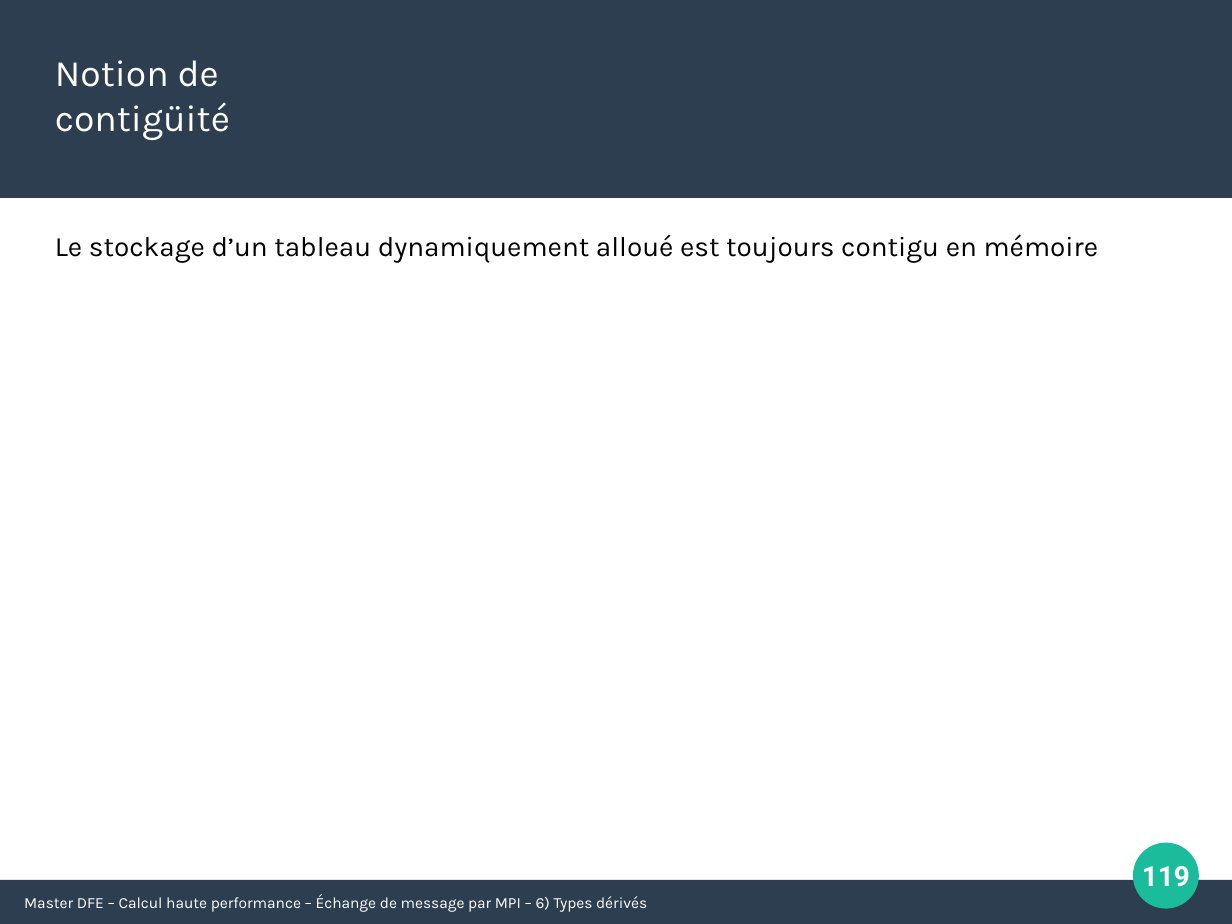
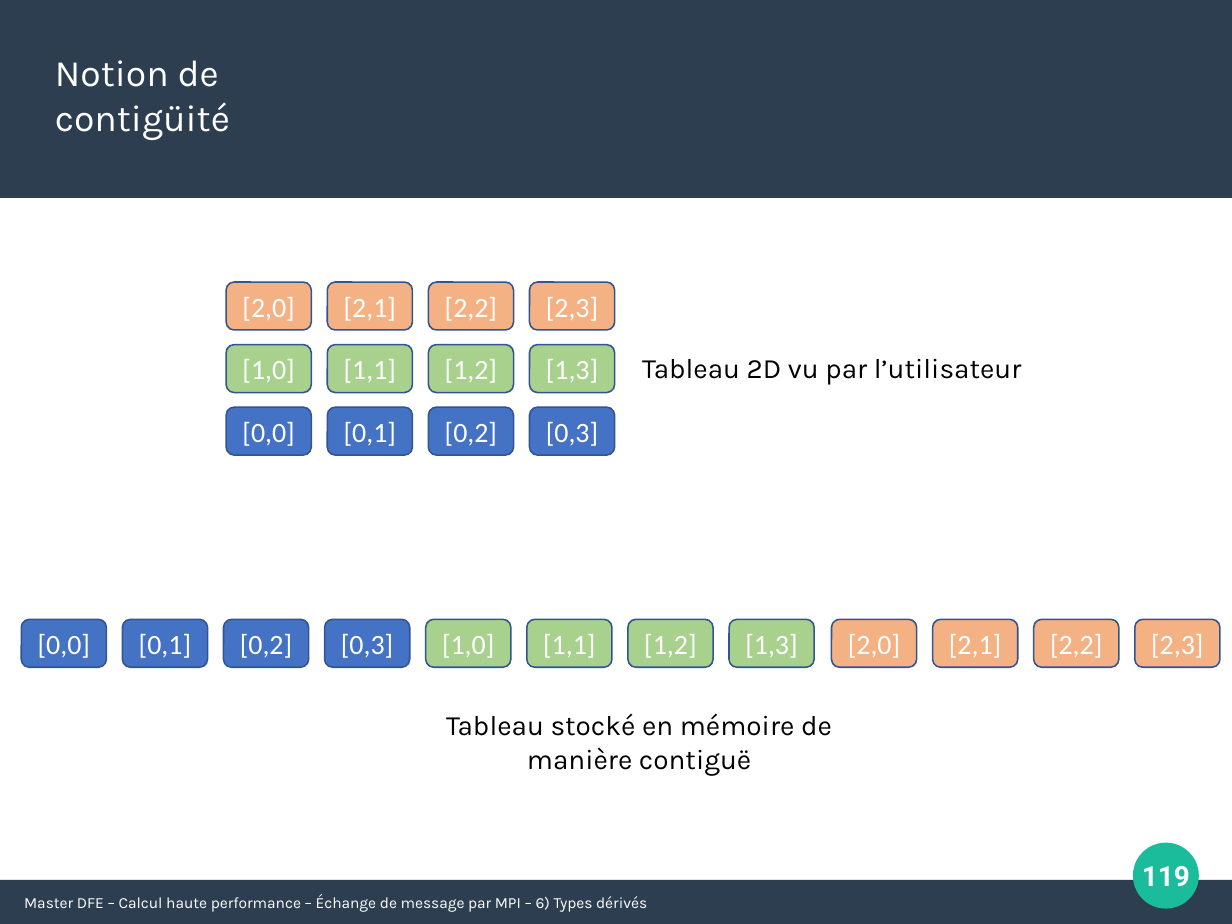
Before and after one commit to Maison-de-la-Simulation/HPC-DFE-Paris-Saclay, a slide deck: slide 119 of support/MPI.pptx. Drawn at 1232x924 pixels with LibreOffice and Linux fonts; fonts in the diff are those of the drawing. Boxes give left, top, right and bottom in pixels: in the first picture for what was removed or moved away, otherwise in the second. Text is boxed around its words. In the diff, an @@ line names an element or a change of style, - is before the commit and + after.

```diff
--- a/support/MPI.pptx
+++ b/support/MPI.pptx
@@ text removed at box(55, 234, 1099, 263) @@
-Le stockage d’un tableau dynamiquement alloué est toujours contigu en mémoire
@@ rounded rectangle added at box(226, 282, 311, 330), fill #F4B183, outline #325491 1 pt, 18 pt, text #FFFFFF @@
+[2,0]
@@ rounded rectangle added at box(328, 282, 413, 330), fill #F4B183, outline #325491 1 pt, 18 pt, text #FFFFFF @@
+[2,1]
@@ rounded rectangle added at box(428, 282, 513, 330), fill #F4B183, outline #325491 1 pt, 18 pt, text #FFFFFF @@
+[2,2]
@@ rounded rectangle added at box(530, 282, 615, 330), fill #F4B183, outline #325491 1 pt, 18 pt, text #FFFFFF @@
+[2,3]
@@ rounded rectangle added at box(226, 344, 311, 392), fill #A9D18E, outline #325491 1 pt, 18 pt, text #FFFFFF @@
+[1,0]
@@ rounded rectangle added at box(328, 344, 413, 392), fill #A9D18E, outline #325491 1 pt, 18 pt, text #FFFFFF @@
+[1,1]
@@ rounded rectangle added at box(428, 344, 513, 392), fill #A9D18E, outline #325491 1 pt, 18 pt, text #FFFFFF @@
+[1,2]
@@ rounded rectangle added at box(530, 344, 615, 392), fill #A9D18E, outline #325491 1 pt, 18 pt, text #FFFFFF @@
+[1,3]
@@ text added at box(642, 359, 1021, 384), 18 pt, text #000000 @@
+Tableau 2D vu par l’utilisateur
@@ rounded rectangle added at box(226, 407, 311, 455), fill #4472C4, outline #325491 1 pt, 18 pt, text #FFFFFF @@
+[0,0]
@@ rounded rectangle added at box(328, 407, 413, 455), fill #4472C4, outline #325491 1 pt, 18 pt, text #FFFFFF @@
+[0,1]
@@ rounded rectangle added at box(428, 407, 513, 455), fill #4472C4, outline #325491 1 pt, 18 pt, text #FFFFFF @@
+[0,2]
@@ rounded rectangle added at box(530, 407, 615, 455), fill #4472C4, outline #325491 1 pt, 18 pt, text #FFFFFF @@
+[0,3]
@@ rounded rectangle added at box(21, 619, 106, 667), fill #4472C4, outline #325491 1 pt, 18 pt, text #FFFFFF @@
+[0,0]
@@ rounded rectangle added at box(123, 619, 208, 667), fill #4472C4, outline #325491 1 pt, 18 pt, text #FFFFFF @@
+[0,1]
@@ rounded rectangle added at box(224, 619, 309, 667), fill #4472C4, outline #325491 1 pt, 18 pt, text #FFFFFF @@
+[0,2]
@@ rounded rectangle added at box(324, 619, 409, 667), fill #4472C4, outline #325491 1 pt, 18 pt, text #FFFFFF @@
+[0,3]
@@ rounded rectangle added at box(426, 619, 511, 667), fill #A9D18E, outline #325491 1 pt, 18 pt, text #FFFFFF @@
+[1,0]
@@ rounded rectangle added at box(527, 619, 612, 667), fill #A9D18E, outline #325491 1 pt, 18 pt, text #FFFFFF @@
+[1,1]
@@ rounded rectangle added at box(628, 619, 713, 667), fill #A9D18E, outline #325491 1 pt, 18 pt, text #FFFFFF @@
+[1,2]
@@ rounded rectangle added at box(729, 619, 814, 667), fill #A9D18E, outline #325491 1 pt, 18 pt, text #FFFFFF @@
+[1,3]
@@ rounded rectangle added at box(832, 619, 917, 667), fill #F4B183, outline #325491 1 pt, 18 pt, text #FFFFFF @@
+[2,0]
@@ rounded rectangle added at box(934, 619, 1018, 667), fill #F4B183, outline #325491 1 pt, 18 pt, text #FFFFFF @@
+[2,1]
@@ rounded rectangle added at box(1034, 619, 1119, 667), fill #F4B183, outline #325491 1 pt, 18 pt, text #FFFFFF @@
+[2,2]
@@ rounded rectangle added at box(1135, 619, 1220, 667), fill #F4B183, outline #325491 1 pt, 18 pt, text #FFFFFF @@
+[2,3]
@@ text added at box(446, 713, 832, 776), 18 pt, text #000000 @@
+Tableau stocké en mémoire de manière contiguë
```
Also in this commit, not shown: 8 other slides changed, 2 slides added, 1 other file.
